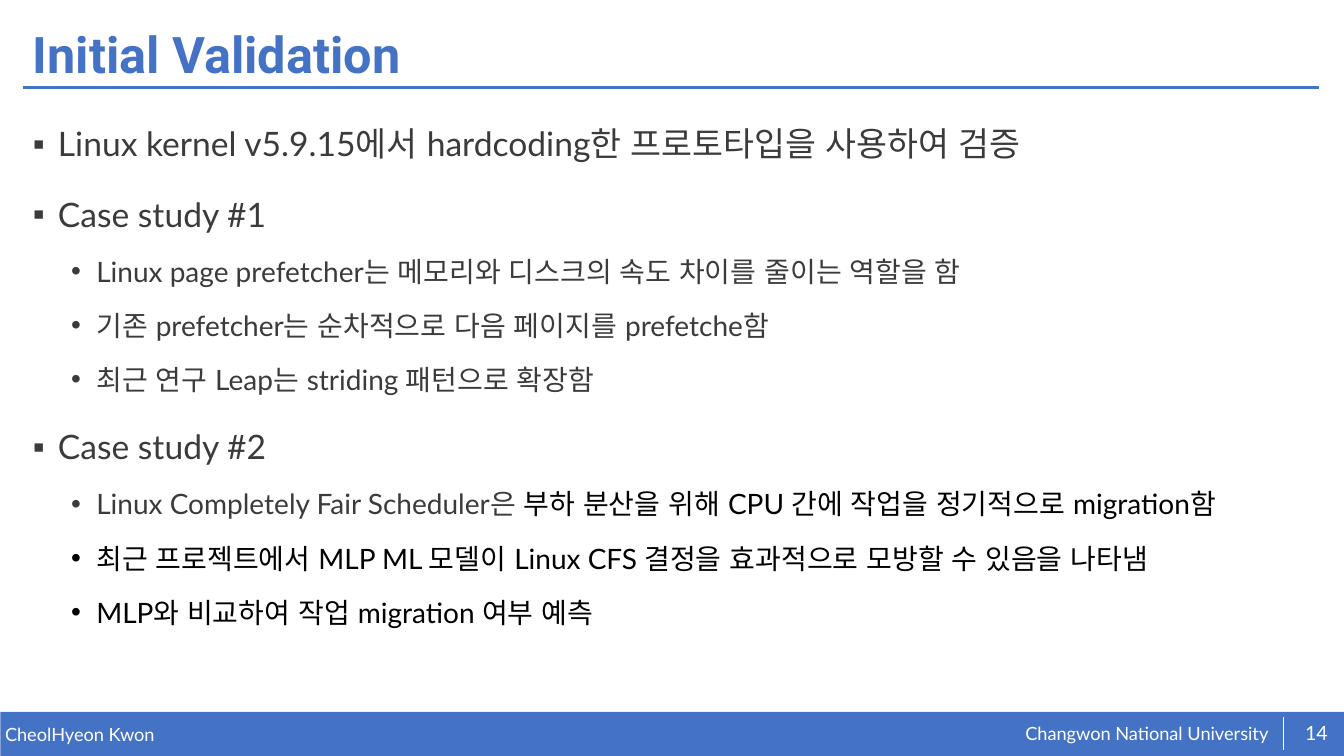
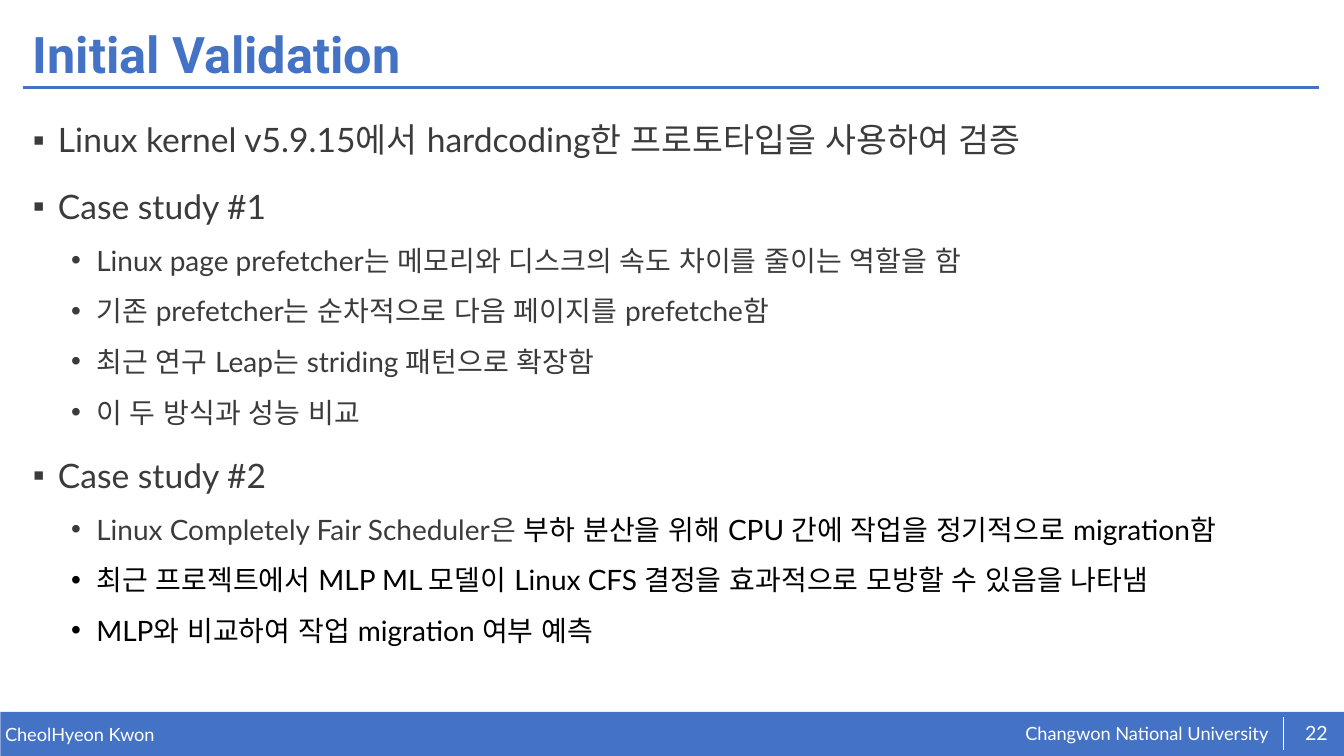
Before and after one commit to kkcchh9999/Studied_in_NOSLab, a slide deck: slide 22 of presentation/Toward Reconfigurable Kernel Datapaths with Learned Optimizations.pptx (slide 14 before the commit). Drawn at 1344x756 pixels with LibreOffice and Linux fonts; fonts in the diff are those of the drawing. Boxes give left, top, right and bottom in pixels: in the first picture for what was removed or moved away, otherwise in the second. Text is boxed around its words. In the diff, an @@ line names an element or a change of style, - is before the commit and + after.

```diff
--- a/presentation/Toward Reconfigurable Kernel Datapaths with Learned Optimizations.pptx
+++ b/presentation/Toward Reconfigurable Kernel Datapaths with Learned Optimizations.pptx
@@ text at [58,124,1216,646]: line spacing 1.4 to 1.3 @@
@@ text at [96,400,360,426]: paragraph added @@
+  • 이 두 방식과 성능 비교
@@ page number at [1305,726,1328,740]: text changed @@
-14
+22
```
Also in this commit, not shown: 9 other slides changed, 8 slides added.
